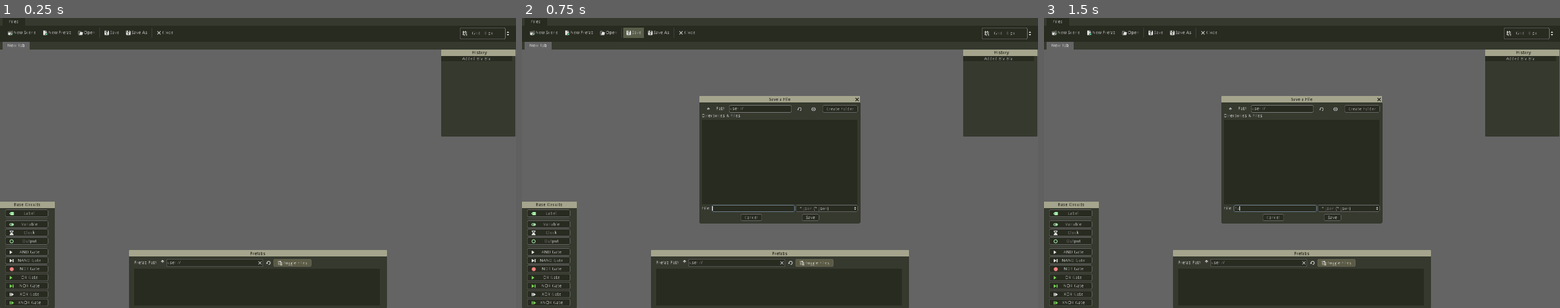
Above: before the commit, frames 1-3 (left to right).
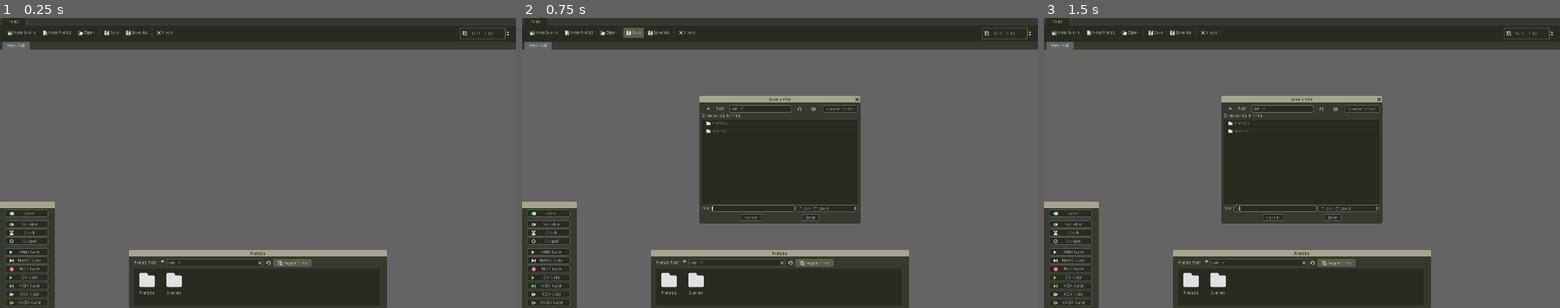
Above: after the commit, the same moments.

Repository: umutsevdi/Logic-Circuit-Simulator
Game: Godot game, scene res://Scenes/Scene.tscn
Two runs of this game, one before a commit and one after it. Both use one fixed random seed, a clock stepped at 60 frames per second and the inputs below.
Inputs (mouse positions are in pixels of both pictures, inside the frame that each line leads up to):
- Up to frame 1 (0.25 s): no input
- Up to frame 2 (0.75 s): click "Save" at 0.5 s
- Up to frame 3 (1.5 s): click (1276, 209) at 1.27 s; type "12" at 1.35 s

The runs differ from the first frame. In frame 1, 4.6% of the frame differs, in the area x 2-100%, y 10-96%; in frame 2, 4.7%; in frame 3, 4.7%.

Commit message:
Truth Table Update
*Added Truth Table for both Scenes and Prefabs
*Added Clock Sync Button
*Fixed Various Bugs.
*Simplification and Optimization

Diff:
--- a/Scenes/Database.gd
+++ b/Scenes/Database.gd
@@ -8,6 +8,11 @@
 var Prefab=preload("res://gates/prefab_gate.tscn")
 var Prefabs={}
 var Scenes={}
+func _ready():
+	var dir = Directory.new()
+	if dir.open("user://") == OK:
+		dir.make_dir("user://Scenes")
+		dir.make_dir("user://Prefabs")
 func SaveScene(tab,filepath):
 	print("Saving Tab:\t",tab)
 	var TabData={}
@@ -73,7 +78,7 @@
 				FileSetup["PrefabItems"].Inputs[i.name]={"Source":{"Parent":"null","Socket":"null","Line":"null"},"Value":i.value}
 	var save_file=File.new()
 	if filepath=="":
-		save_file.open("user://scenes/"+tab.name+".json",File.WRITE)
+		save_file.open("user://Scenes/"+tab.name+".json",File.WRITE)
 	else:
 		save_file.open(filepath,File.WRITE)
 	save_file.store_line(to_json(FileSetup))
@@ -224,3 +229,10 @@
 				line.queue_free()
 				source.SetValue(source.value)
 	print("==",tab.get_parent().get_parent().name,"\t all units are added")
+func GetCurrentTab():
+	var visible_scene
+	for i in get_tree().get_root().get_node("/root/Scene/Tabs").get_children():
+		if i.visible:
+			visible_scene=i
+			break
+	return visible_scene
--- a/Scenes/FileDialog.gd
+++ b/Scenes/FileDialog.gd
@@ -6,10 +6,7 @@
 			print("Opening ",path)
 			Database.OpenFile(path)
 	elif self.mode==4:
-			for i in get_tree().get_root().get_node("/root/Scene/Tabs").get_children():
-				if i.visible:
-					visible_scene=i
-					break
+			visible_scene=Database.GetCurrentTab()
 			visible_scene.name=current_file.get_file().left(current_file.get_file().length()-5)
 			visible_scene.path=path
 			print(get_node("/root/Scene/CanvasLayer/TabContainer").current_tab)
--- a/Scenes/Move.gd
+++ b/Scenes/Move.gd
@@ -42,8 +42,7 @@
 	node.global_position=_position
 	node.get_node("Gate").rect_rotation=old_rotation
 	if old_position==_position and create:
-		node.queue_free()
-		UIHandler.selected_node=null
+		UIHandler.delete_node()
 	else:
 		if UIHandler.selected_node.TYPE=="Variable" or UIHandler.selected_node.TYPE=="Clock" or UIHandler.selected_node.TYPE=="Label" or UIHandler.selected_node.TYPE=="Output":
 			UIHandler.CreateUI_variable(UIHandler.selected_node)
--- a/Scenes/SaveBar.gd
+++ b/Scenes/SaveBar.gd
@@ -9,3 +9,4 @@
 		self.visible=false
 		set_process(false)
 func Save():
+	pass
--- a/Scenes/Scene.tscn
+++ b/Scenes/Scene.tscn
@@ -147,6 +147,7 @@
 }
 
 [node name="Files" type="Tabs" parent="CanvasLayer/TopBar"]
+visible = false
 anchor_right = 1.0
 anchor_bottom = 1.0
 margin_top = 49.0
@@ -374,7 +375,6 @@
 icon = ExtResource( 34 )
 
 [node name="Simulator" type="Tabs" parent="CanvasLayer/TopBar"]
-visible = false
 anchor_right = 1.0
 anchor_bottom = 1.0
 margin_top = 49.0
@@ -418,14 +418,29 @@
 text = "Open Truth Table"
 icon = ExtResource( 28 )
 
+[node name="Sync Clocks" type="Button" parent="CanvasLayer/TopBar/Simulator/HBoxContainer"]
+margin_left = 281.0
+margin_right = 437.0
+margin_bottom = 31.0
+hint_tooltip = "Restarts existing clocks, synchronizes their timers."
+focus_mode = 0
+custom_styles/hover = ExtResource( 18 )
+custom_styles/pressed = ExtResource( 17 )
+custom_styles/disabled = ExtResource( 16 )
+custom_styles/normal = ExtResource( 15 )
+enabled_focus_mode = 0
+keep_pressed_outside = true
+text = "Synchronize Clocks"
+icon = ExtResource( 46 )
+
 [node name="VSeparator" type="VSeparator" parent="CanvasLayer/TopBar/Simulator/HBoxContainer"]
-margin_left = 281.0
-margin_right = 285.0
+margin_left = 441.0
+margin_right = 445.0
 margin_bottom = 31.0
 
 [node name="Circuit Toolbar" type="Button" parent="CanvasLayer/TopBar/Simulator/HBoxContainer"]
-margin_left = 289.0
-margin_right = 460.0
+margin_left = 449.0
+margin_right = 620.0
 margin_bottom = 31.0
 focus_mode = 0
 custom_styles/hover = ExtResource( 18 )
@@ -438,8 +453,8 @@
 icon = ExtResource( 21 )
 
 [node name="Prefab Toolbar" type="Button" parent="CanvasLayer/TopBar/Simulator/HBoxContainer"]
-margin_left = 464.0
-margin_right = 634.0
+margin_left = 624.0
+margin_right = 794.0
 margin_bottom = 31.0
 focus_mode = 0
 custom_styles/hover = ExtResource( 18 )
@@ -1295,6 +1310,7 @@
 }
 
 [node name="History" type="Panel" parent="CanvasLayer"]
+visible = false
 anchor_left = 1.0
 anchor_right = 1.0
 margin_left = -232.0
@@ -1387,6 +1403,7 @@
 [connection signal="pressed" from="CanvasLayer/TopBar/Edit/HBoxContainer/Rename" to="CanvasLayer/TopBar" method="_on_Rename_pressed"]
 [connection signal="pressed" from="CanvasLayer/TopBar/Edit/HBoxContainer/Delete" to="CanvasLayer/TopBar" method="_on_Delete_pressed"]
 [connection signal="pressed" from="CanvasLayer/TopBar/Simulator/HBoxContainer/Open Truth Table" to="CanvasLayer/TopBar" method="_on_Open_Truth_Table_pressed"]
+[connection signal="pressed" from="CanvasLayer/TopBar/Simulator/HBoxContainer/Sync Clocks" to="CanvasLayer/TopBar" method="_on_Sync_Clocks_pressed"]
 [connection signal="toggled" from="CanvasLayer/TopBar/Simulator/HBoxContainer/Circuit Toolbar" to="CanvasLayer/TopBar" method="_on_Circuit_Toolbar_toggled"]
 [connection signal="toggled" from="CanvasLayer/TopBar/Simulator/HBoxContainer/Prefab Toolbar" to="CanvasLayer/TopBar" method="_on_Prefab_Toolbar_toggled"]
 [connection signal="text_changed" from="CanvasLayer/Displayer/Header" to="CanvasLayer/Displayer" method="_on_Header_text_changed"]
@@ -1410,3 +1427,4 @@
 [connection signal="confirmed" from="CanvasLayer/RenameScene" to="CanvasLayer/TopBar" method="_on_RenameScene_confirmed"]
 [connection signal="confirmed" from="CanvasLayer/DeleteScene" to="CanvasLayer/TopBar" method="_on_DeleteScene_confirmed"]
 [connection signal="about_to_show" from="CanvasLayer/Truth Table" to="CanvasLayer/Truth Table" method="_on_Truth_Table_about_to_show"]
+[connection signal="popup_hide" from="CanvasLayer/Truth Table" to="CanvasLayer/Truth Table" method="_on_Truth_Table_popup_hide"]
--- a/Scenes/Topbar.gd
+++ b/Scenes/Topbar.gd
@@ -47,21 +47,21 @@
 	dialog.get_parent().get_node("RenameScene").popup()
 
 func _on_RenameScene_confirmed():
-		if get_parent().get_node("RenameScene/Container/LineEdit").text!="":
-			var is_unique=true
-			for i in get_parent().get_node("TabContainer").get_children():
-				if i.name==get_parent().get_node("RenameScene/Container/LineEdit").text:
-					is_unique=false
+	if get_parent().get_node("RenameScene/Container/LineEdit").text!="":
+		var is_unique=true
+		for i in get_parent().get_node("TabContainer").get_children():
+			if i.name==get_parent().get_node("RenameScene/Container/LineEdit").text:
+				is_unique=false
+				break
+
+		if is_unique:
+			for i in get_tree().get_root().get_node("/root/Scene/Tabs").get_children():
+				if i.visible:
+					visible_scene=i
 					break
 
-			if is_unique:
-				for i in get_tree().get_root().get_node("/root/Scene/Tabs").get_children():
-					if i.visible:
-						visible_scene=i
-						break
-
-				get_parent().get_node("TabContainer/"+str(visible_scene.name)).name=get_parent().get_node("RenameScene/Container/LineEdit").text
-				visible_scene.name=get_parent().get_node("RenameScene/Container/LineEdit").text
+			get_parent().get_node("TabContainer/"+str(visible_scene.name)).name=get_parent().get_node("RenameScene/Container/LineEdit").text
+			visible_scene.name=get_parent().get_node("RenameScene/Container/LineEdit").text
 
 func _on_Delete_pressed():
 	get_node("../DeleteScene").popup()
@@ -95,3 +95,11 @@
 
 func _on_Open_Truth_Table_pressed():
 	get_node("../Truth Table").popup()
+
+
+func _on_Sync_Clocks_pressed():
+	visible_scene=Database.GetCurrentTab()
+	for i in visible_scene.get_children():
+		if i.TYPE=="Clock":
+			i.get_node("Timer").start()
+			#i.get_node("Timer").time_left=i.get_node("Timer").wait_time
--- a/Scenes/UIHandler.gd
+++ b/Scenes/UIHandler.gd
@@ -113,7 +113,7 @@
 			displayer.get_node("VBoxContainer/OutputTab").add_child(tab)
 func UpdateUI(node):
 	selected_node=node
-	if node.TYPE!="Variable" and node.TYPE!="Label" and node.TYPE!="Output":
+	if node.TYPE!="Variable" and node.TYPE!="Label" and node.TYPE!="Output" and node.TYPE!="Clock":
 		displayer.visible=true
 		for tab in displayer.get_node("VBoxContainer/InputTab").get_children():
 			if selected_node.get_node("Sockets").has_node(tab.socket):
@@ -158,10 +158,6 @@
 			else:
 				tab.get_node("VBoxContainer/Value").text="Value : null"
 				tab.get_node("VBoxContainer/Connection").text="Connection : disconnected"
-
-func ResizeLegs(legs):
-	selected_node.ResizeLegs(legs)
-	CreateUI(selected_node)
 
 func connect_nodes(to):
 	var source=null
@@ -199,6 +195,7 @@
 	line.position=Vector2(0,0)
 	line.add_point(Vector2(0,0))
 	from.add_child(line)
+
 func delete_node():
 	if selected_node.TYPE=="Gate":
 		ResizeLegs(0)
@@ -207,3 +204,8 @@
 	selected_node.queue_free()
 	selected_node=null
 	displayer.visible=false
+	timer=0
+
+func ResizeLegs(legs):
+	selected_node.ResizeLegs(legs)
+	CreateUI(selected_node)
--- a/UI/Add_Node.gd
+++ b/UI/Add_Node.gd
@@ -3,13 +3,10 @@
 func _ready():
 	self.connect("button_down",self,"_on_Button_down")
 func _on_Button_down():
-
+	if Move.hold and UIHandler.selected_node!=null:
+		Move.MoveEnd(Move.old_position)
 	var node=BaseGateHandler.SetupUnit(self.name)
 	node.name=self.name+" "+str(node.get_instance_id())
-	var selected_tab=null
-	for i in tabs_node.get_children():
-		if i.visible:
-			selected_tab=i
-			break
+	var selected_tab=Database.GetCurrentTab()
 	selected_tab.add_child(node)
 	node.CreateNode()
--- a/UI/FileButton.gd
+++ b/UI/FileButton.gd
@@ -14,11 +14,7 @@
 func _on_Button_down():
 	var node=Prefab.instance()
 	node.name=self.name+" "+str(node.get_instance_id())
-	var selected_tab=null
-	for i in tabs_node.get_children():
-		if i.visible:
-			selected_tab=i
-			break
+	var selected_tab=Database.GetCurrentTab()
 	selected_tab.add_child(node)
 	node.get_node("Gate/Label").text=path.get_file().left(path.get_file().length()-5)
 	node.path=path
--- a/UI/Truth Table.gd
+++ b/UI/Truth Table.gd
@@ -8,10 +8,7 @@
 	array={"Variables":{},"Outputs":{}}
 	for i in $ScrollContainer/GridContainer.get_children():
 		i.queue_free()
-	for i in get_node("../../Tabs").get_children():
-		if i.visible:
-			current_scene=i
-			break
+	current_scene=Database.GetCurrentTab()
 	self.dialog_text="Current Scene : "+current_scene.name+"\nFormat : "+current_scene.format
 	if current_scene.format=="Scene":
 		for i in current_scene.get_children():
@@ -19,33 +16,35 @@
 				array.Variables[i.name]={"Node":i,"Value":i.value}
 			elif i.TYPE=="Output":
 				array.Outputs[i.name]=i
-		$ScrollContainer/GridContainer.columns=array.Variables.size()+array.Outputs.size()
+		HandleCalculation()
+		for i in range(pow(2,array.Variables.size())):
+			var counter=0
+			for key  in array.Variables.keys():
+				array.Variables[key].Node.get_node("Outputs/Output").SetValue(int(get_node("ScrollContainer/GridContainer/"+str(i)+","+str(counter)).text))
+				counter+=1
+			yield(get_tree().create_timer(0.03), "timeout")
+			for key  in array.Outputs.keys():
+				get_node("ScrollContainer/GridContainer/"+str(i)+","+str(counter)).text=str(array.Outputs[key].get_node("Sockets/Input").value)
+				counter+=1
 		for i in array.Variables.keys():
-			var head=header.instance()
-			head.text=i
-			head.rect_min_size.x=$ScrollContainer/GridContainer.rect_min_size.x/$ScrollContainer/GridContainer.columns
-			head.icon=load("res://Assets/Icons/CheckButton.svg")
-			$ScrollContainer/GridContainer.add_child(head)
-		for i in array.Outputs.keys():
-			var head=header.instance()
-			head.text=i
-			head.rect_min_size.x=$ScrollContainer/GridContainer.rect_min_size.x/$ScrollContainer/GridContainer.columns
-			head.icon=load("res://Assets/Icons/Control.svg")
-			$ScrollContainer/GridContainer.add_child(head)
+			array.Variables[i].Node.get_node("Outputs/Output").SetValue(array.Variables[i].Value)
+	elif current_scene.format=="Prefab":
+		for i in current_scene.get_node("PrefabItems/Outputs").get_children():
+				array.Variables[i.name]={"Node":i,"Value":i.value}
+		for i in current_scene.get_node("PrefabItems/Inputs").get_children():
+				array.Outputs[i.name]=i
+		HandleCalculation()
 		for i in range(pow(2,array.Variables.size())):
-			var binary=DectoBin(i)
-			for j in range($ScrollContainer/GridContainer.columns):
-				var label=Label.new()
-				label.name=str(i)+","+str(j)
-				if j<array.Variables.size():
-					label.text=str(binary[j])
-				else:
-					label.text="0"
-				label.align=Label.ALIGN_CENTER
-				label.valign=Label.VALIGN_CENTER
-				label.rect_min_size.x=$ScrollContainer/GridContainer.rect_min_size.x/$ScrollContainer/GridContainer.columns
-				$ScrollContainer/GridContainer.add_child(label)
-
+			var counter=0
+			for key  in array.Variables.keys():
+				array.Variables[key].Node.SetValue(int(get_node("ScrollContainer/GridContainer/"+str(i)+","+str(counter)).text))
+				counter+=1
+			yield(get_tree().create_timer(0.03), "timeout")
+			for key  in array.Outputs.keys():
+				get_node("ScrollContainer/GridContainer/"+str(i)+","+str(counter)).text=str(array.Outputs[key].value)
+				counter+=1
+		for i in array.Variables.keys():
+			array.Variables[i].Node.SetValue(0)
 func DectoBin(number):
 	number=int(number)
 	var arr=[]
@@ -57,3 +56,36 @@
 		i+=1
 	arr.invert()
 	return arr
+
+func _on_Truth_Table_popup_hide():
+	print("Hiding Popup")
+	for i in $ScrollContainer/GridContainer.get_children():
+		i.queue_free()
+
+func HandleCalculation():
+	$ScrollContainer/GridContainer.columns=array.Variables.size()+array.Outputs.size()
+	for i in array.Variables.keys():
+		var head=header.instance()
+		head.text=i
+		head.rect_min_size.x=$ScrollContainer/GridContainer.rect_min_size.x/$ScrollContainer/GridContainer.columns
+		head.icon=load("res://Assets/Icons/CheckButton.svg")
+		$ScrollContainer/GridContainer.add_child(head)
+	for i in array.Outputs.keys():
+		var head=header.instance()
+		head.text=i
+		head.rect_min_size.x=$ScrollContainer/GridContainer.rect_min_size.x/$ScrollContainer/GridContainer.columns
+		head.icon=load("res://Assets/Icons/Control.svg")
+		$ScrollContainer/GridContainer.add_child(head)
+	for i in range(pow(2,array.Variables.size())):
+		var binary=DectoBin(i)
+		for j in range($ScrollContainer/GridContainer.columns):
+			var label=Label.new()
+			label.name=str(i)+","+str(j)
+			if j<array.Variables.size():
+				label.text=str(binary[j])
+			else:
+				label.text="0"
+			label.align=Label.ALIGN_CENTER
+			label.valign=Label.VALIGN_CENTER
+			label.rect_min_size.x=$ScrollContainer/GridContainer.rect_min_size.x/$ScrollContainer/GridContainer.columns
+			$ScrollContainer/GridContainer.add_child(label)
--- a/base nodes/clock.gd
+++ b/base nodes/clock.gd
@@ -28,4 +28,6 @@
 func _on_SpinBox_value_changed(cycle):
 	if cycle!=0:
 		get_node("Timer").wait_time=1/cycle
-	else:	$SpinBox.cycle=1
+	else:
+		$SpinBox.value=1
+		get_node("Timer").wait_time=1
